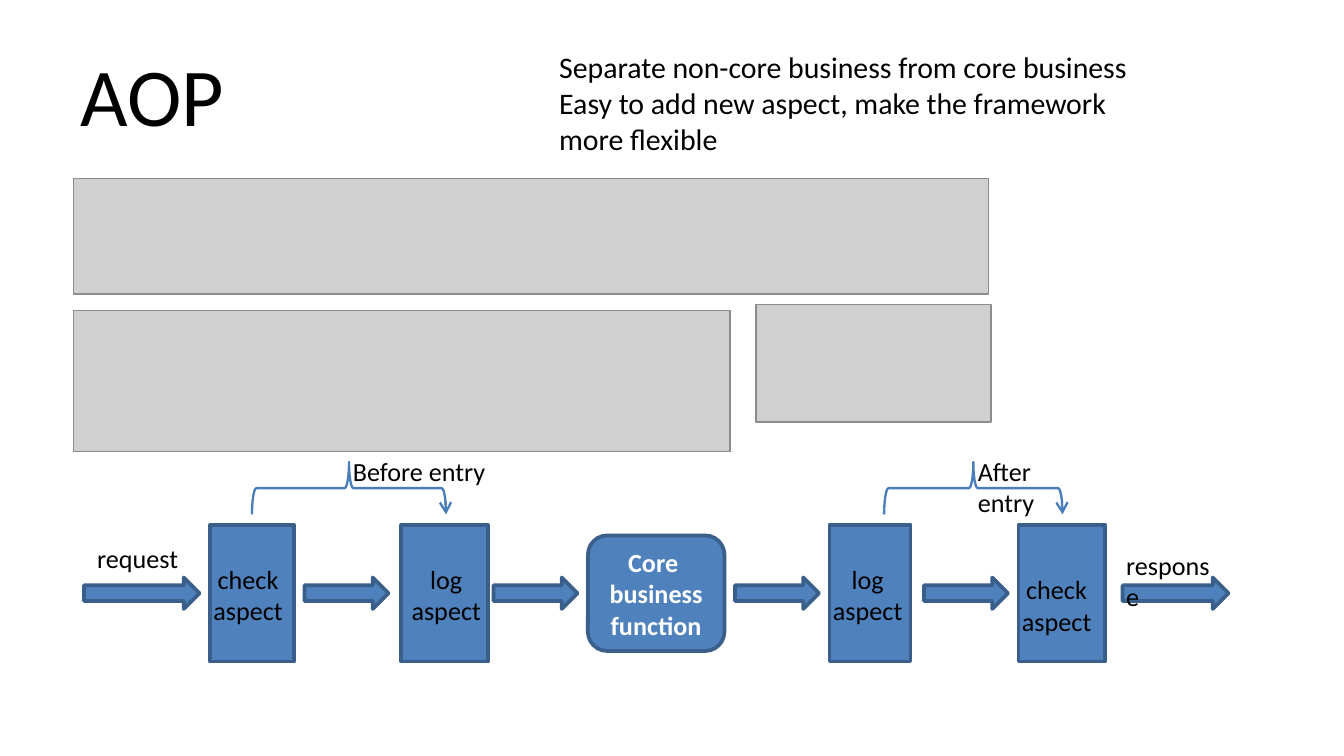
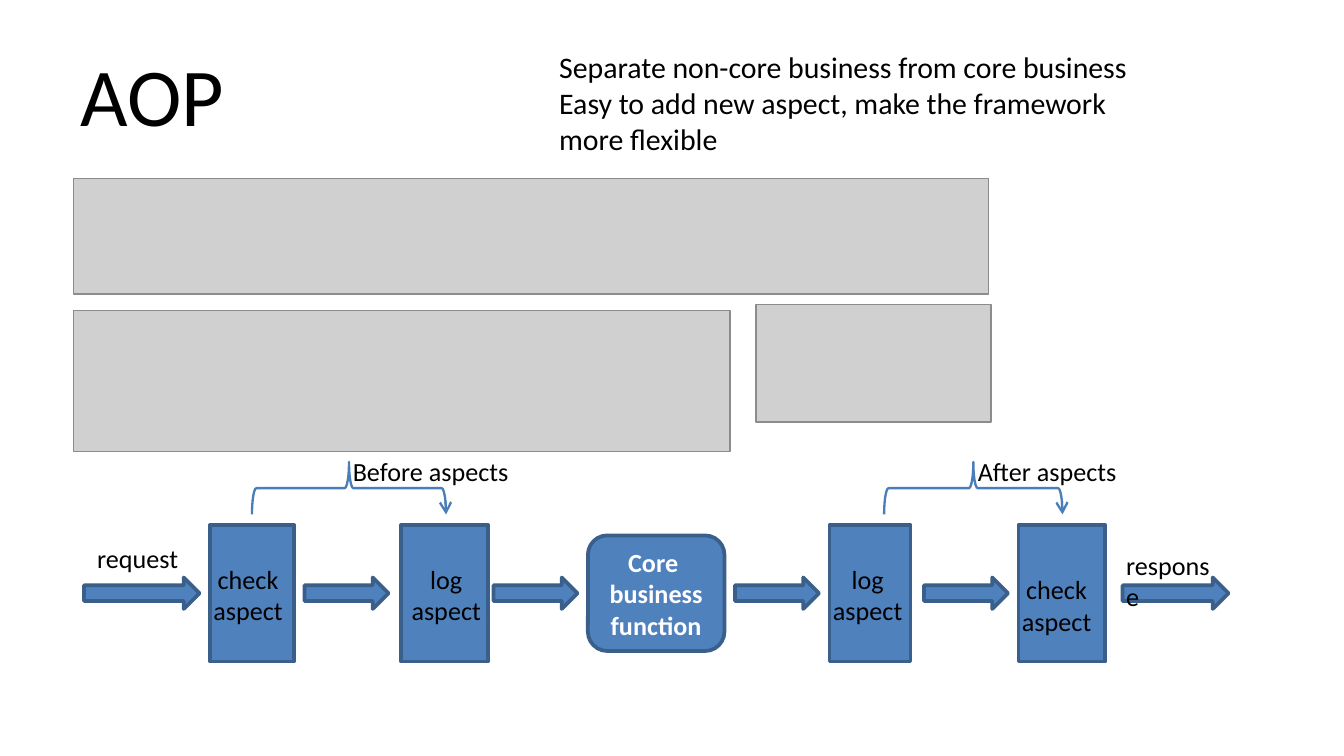
Before and after one commit to qicosmos/cppcon2018, a slide deck: slide 32 of cppcon2018.pptx. Drawn at 1344x756 pixels with LibreOffice and Linux fonts; fonts in the diff are those of the drawing; grey boxes stand for pictures. Boxes give left, top, right and bottom in pixels: in the first picture for what was removed or moved away, otherwise in the second. Text is boxed around its words. In the diff, an @@ line names an element or a change of style, - is before the commit and + after.

```diff
--- a/cppcon2018.pptx
+++ b/cppcon2018.pptx
@@ text at bbox=[353, 463, 509, 487]: text changed @@
-Before entry
+Before aspects
@@ text at bbox=[978, 463, 1117, 486]: text changed @@
-After entry
+After aspects
```
Also in this commit, not shown: 6 other slides changed.
